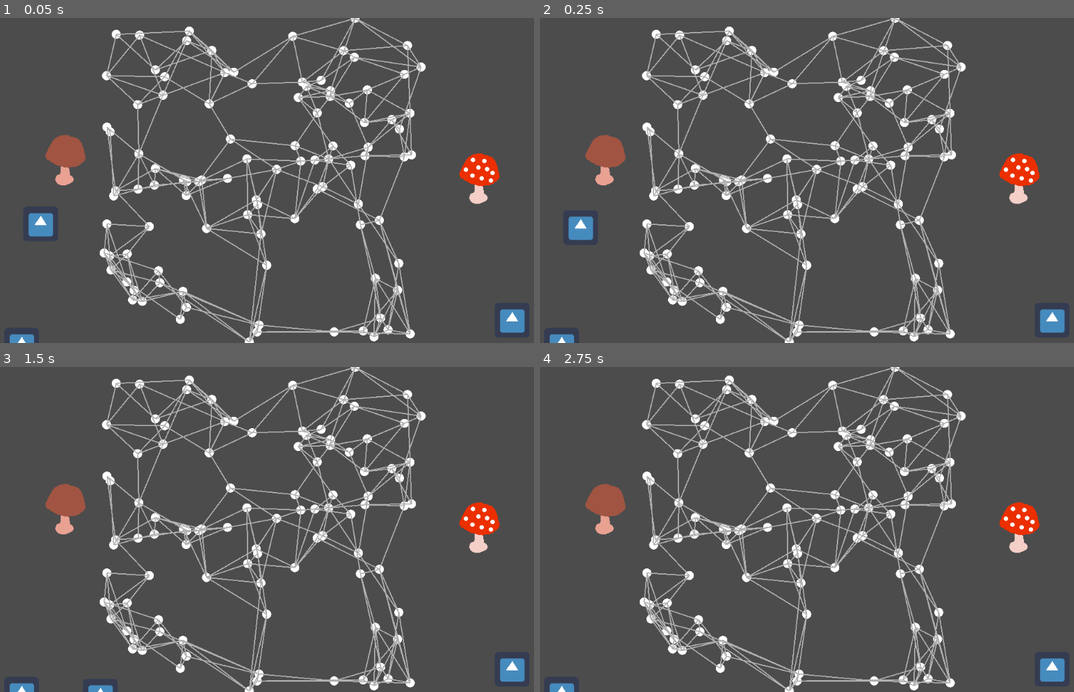
Above: before the commit, frames 1-4 (two rows, left to right).
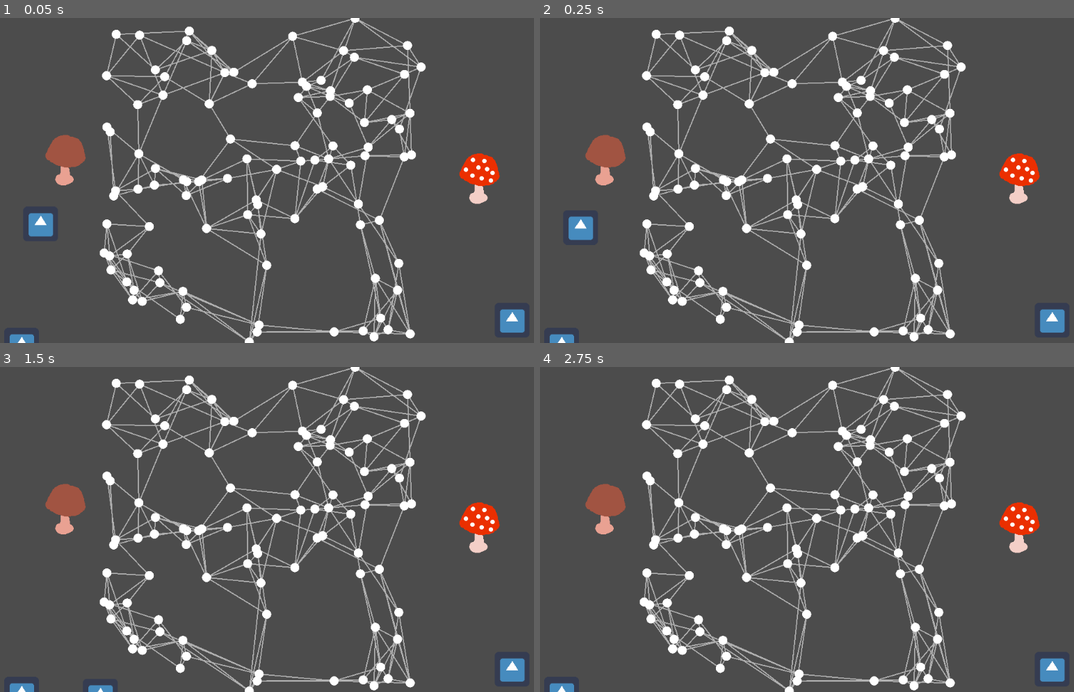
Above: after the commit, the same moments.

Repository: johan1954/fgj-2023-fivers
Game: Godot game, scene res://kohtaus.tscn
The game is run twice, just before and just after one commit, with the same random seed, the same clock (stepped at 60 frames per second) and the same inputs. The engine's default icon, where the game draws it, is replaced by a stand-in: a white triangle on a blue panel in a dark square.
Inputs:
- Up to frame 1 (0.05 s): no input
- Up to frame 2 (0.25 s): no input
- Up to frame 3 (1.5 s): hold Right (ui_right) 0.53-1.28 s; hold Left (ui_left) from 1.28 s (still down)
- Up to frame 4 (2.75 s): tap Enter at 2 s; release Left (ui_left) at 2.03 s; hold Right (ui_right) from 2.03 s (still down)

The runs differ from the first frame. In frame 1, 1.4% of the frame differs, in the area x 19-79%, y 0-100%; in frame 2, 1.4%; in frame 3, 1.4%; in frame 4, 1.4%.

Commit message:
Reorder stuff

Diff:
--- a/Src/Map/Generator/MapGenerator.gd
+++ b/Src/Map/Generator/MapGenerator.gd
@@ -29,7 +29,7 @@
 		var new_y = rng.randf_range(MIN_Y, MAX_Y)
 		var new_location = Vector2(new_x, new_y)
 
-		var shortest_distance = map_state.find_closest_node(new_location)
+		var shortest_distance = map_state.find_closest_node(new_location)[1]
 		if shortest_distance < MIN_DISTANCE:
 			continue
 		var new_node = map_node.instance()
--- a/Src/Map/MapState.gd
+++ b/Src/Map/MapState.gd
@@ -4,7 +4,7 @@
 
 func find_closest_node(position: Vector2):
 	if nodes.size() == 0:
-		return INF
+		return [null,INF]
 
 	var closest_distance = INF
 	var closest_node = nodes[0]
@@ -15,7 +15,7 @@
 			closest_distance = distance
 			closest_node = node_candidate
 
-	return closest_distance
+	return [closest_node,closest_distance]
 
 func get_nodes_in_distance_order(position: Vector2):
 	var distances_and_nodes = []
--- a/Src/Objects/MapNode.tscn
+++ b/Src/Objects/MapNode.tscn
@@ -5,5 +5,6 @@
 
 [node name="Pallo" type="Sprite"]
 scale = Vector2( 0.2, 0.2 )
+z_index = 1
 texture = ExtResource( 2 )
 script = ExtResource( 1 )
--- a/project.godot
+++ b/project.godot
@@ -12,7 +12,7 @@
 "base": "Shroom_base",
 "class": "Aggressive_shroom",
 "language": "GDScript",
-"path": "res://AggressiveShroom.gd"
+"path": "res://Src/Classes/AggressiveShroom.gd"
 }, {
 "base": "CardBase",
 "class": "CardAttackNode",
@@ -52,7 +52,7 @@
 "base": "Shroom_base",
 "class": "Symbiotic_shroom",
 "language": "GDScript",
-"path": "res://SymbioticShroom.gd"
+"path": "res://Src/Classes/SymbioticShroom.gd"
 } ]
 _global_script_class_icons={
 "Aggressive_shroom": "",
Renamed: AggressiveShroom.gd -> Src/Classes/AggressiveShroom.gd
Renamed: SymbioticShroom.gd -> Src/Classes/SymbioticShroom.gd
